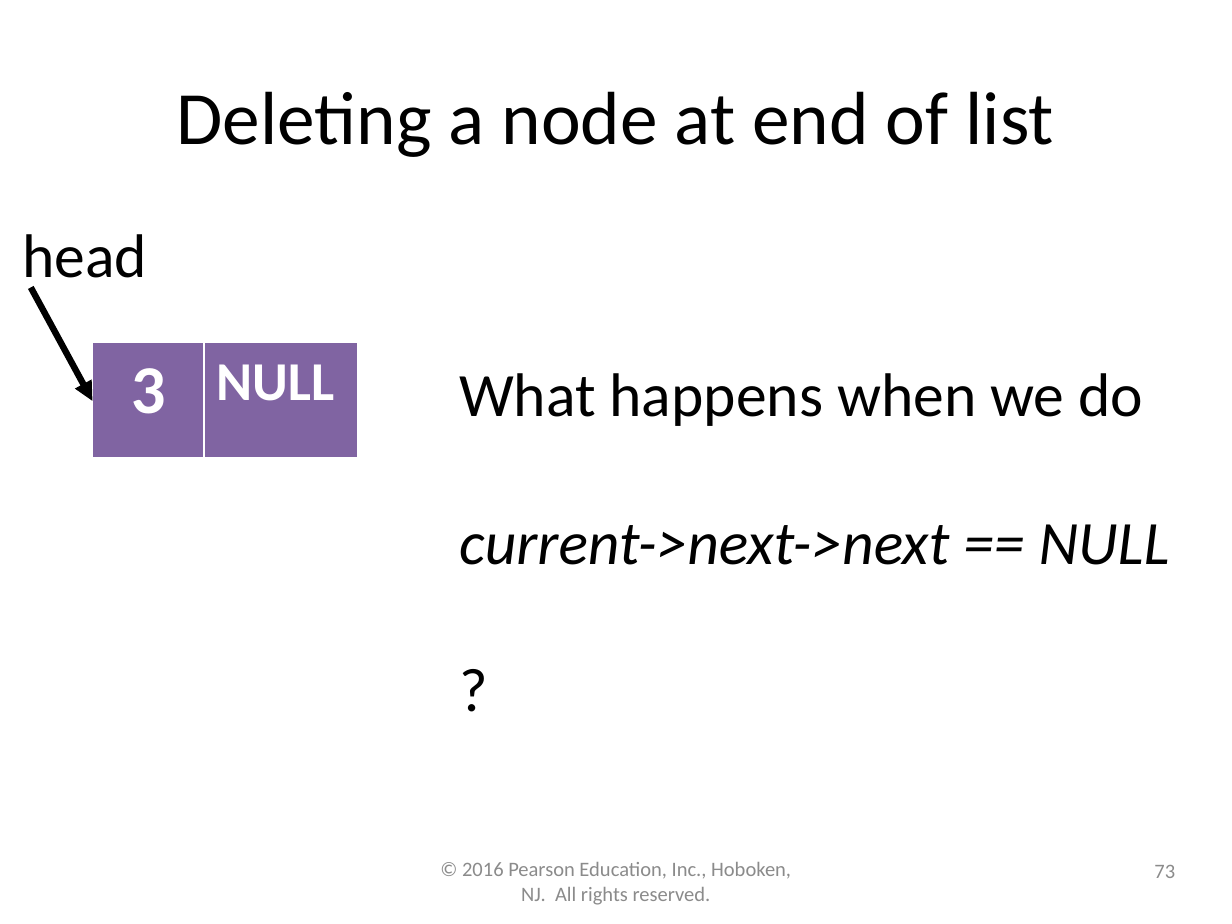
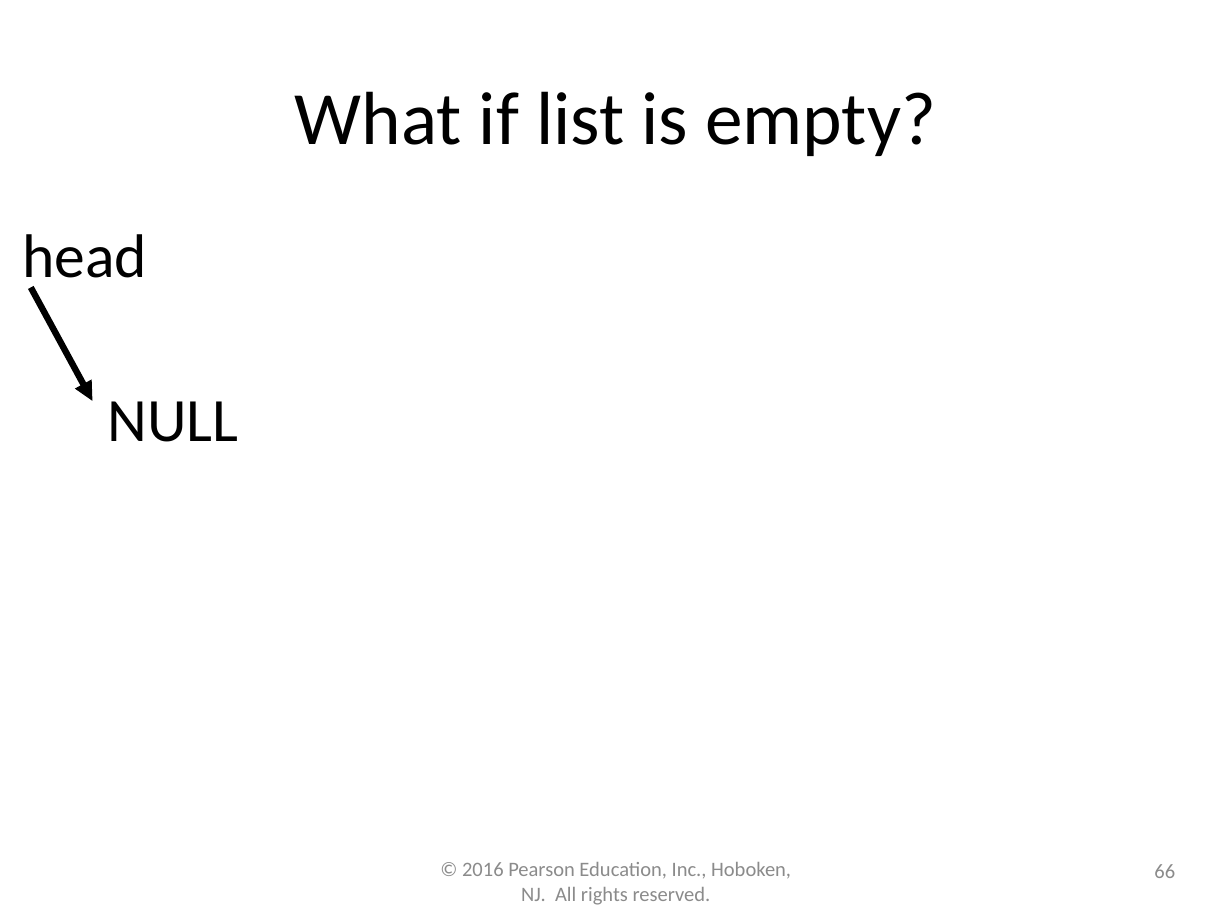
Before and after one commit to lgw2/lgw2.github.io, a slide deck: slide 66 of _teaching/csci112-fall-2023/lectures/ppts/Chapter13.pptx (slide 73 before the commit). Drawn at 1232x924 pixels with LibreOffice and Linux fonts; fonts in the diff are those of the drawing. Boxes give left, top, right and bottom in pixels: in the first picture for what was removed or moved away, otherwise in the second. Text is boxed around its words. In the diff, an @@ line names an element or a change of style, - is before the commit and + after.

```diff
--- a/_teaching/csci112-fall-2023/lectures/ppts/Chapter13.pptx
+++ b/_teaching/csci112-fall-2023/lectures/ppts/Chapter13.pptx
@@ title at (295,91,936,156): text changed @@
-Deleting a node at end of list
+What if list is empty?
@@ table removed at (92,342,357,457), 1 rows, 2 columns @@
-3 | NULL
@@ text at (107,401,238,442): text changed; italic off @@
-What happens when we do
-current->next->next == NULL
-?
+NULL
@@ page number at (1154,864,1175,878): text changed @@
-73
+66
```
Also in this commit, not shown: 6 slides removed, 1 other file.
